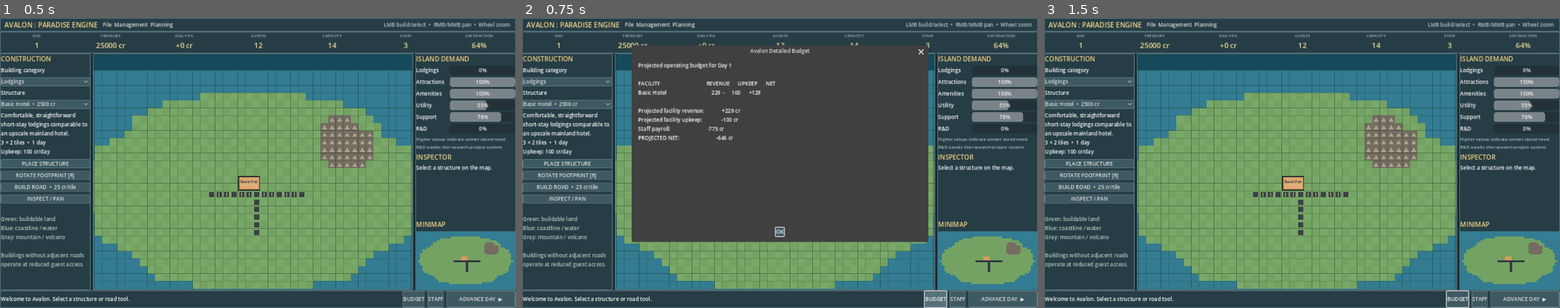
Above: before the commit, frames 1-3 (left to right).
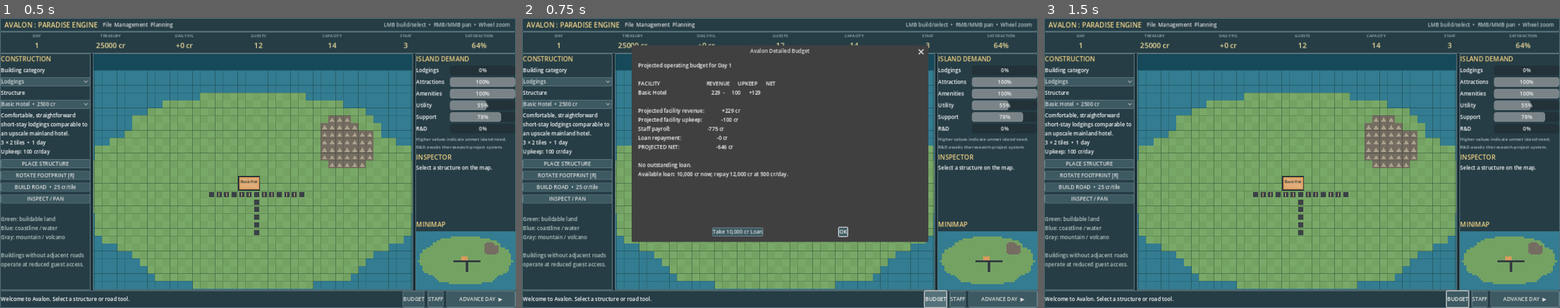
Above: after the commit, the same moments.

Repository: AuthorInkwell/AvalonSim
Game: Godot game, scene res://scenes/main.tscn
Same seed, same stepped clock (60 frames per second), same inputs: the game is played once before the commit and once after it.
Inputs:
- Up to frame 1 (0.5 s): no input
- Up to frame 2 (0.75 s): click "BUDGET" at 0.5 s
- Up to frame 3 (1.5 s): click "OK" at 1.25 s

Frame 1 is identical in both runs. In frame 2, 1.1% of the frame differs, in the area x 22-64%, y 40-76%; in frame 3, nothing differs.

Commit message:
Fix building selection and add playtest loans
Co-authored-by: a.damon.enigma <a.damon.enigma@gmail.com>

Diff:
--- a/systems/economy_manager.gd
+++ b/systems/economy_manager.gd
@@ -3,6 +3,9 @@
 signal transaction_completed(message)
 
 const ROAD_COST := 25
+const LOAN_PRINCIPAL := 10000
+const LOAN_TOTAL_REPAYMENT := 12000
+const LOAN_DAILY_PAYMENT := 500
 
 
 func setup_new_game() -> void:
@@ -18,12 +21,17 @@
 	var payroll := StaffManager.calculate_daily_payroll()
 	var event_result := EventManager.roll_daily_event(operations, guest_demand)
 	var reputation_changes := ReputationManager.apply_daily_results(operations, event_result, construction_completed)
+	var loan_payment := get_projected_loan_payment()
 
 	StaffManager.update_after_day(operations, event_result)
 
 	var revenue := int(operations.get("revenue", 0)) + int(event_result.get("revenue_delta", 0))
-	var expenses := int(operations.get("upkeep", 0)) + payroll + int(event_result.get("expense_delta", 0))
+	var expenses := int(operations.get("upkeep", 0)) + payroll + loan_payment + int(event_result.get("expense_delta", 0))
 	var profit := revenue - expenses
+	if loan_payment > 0:
+		GameState.loan_balance = maxi(0, GameState.loan_balance - loan_payment)
+		if GameState.loan_balance == 0:
+			GameState.loan_daily_payment = 0
 	GameState.funds += profit
 	GameState.daily_profit = profit
 
@@ -37,11 +45,38 @@
 		"funds": GameState.funds,
 		"payroll": payroll,
 		"upkeep": int(operations.get("upkeep", 0)),
+		"loan_payment": loan_payment,
+		"loan_balance": GameState.loan_balance,
 		"operations": operations,
 		"event": event_result,
 		"reputation_changes": reputation_changes,
 		"construction_completed": construction_completed
 	}
+
+
+func take_loan() -> Dictionary:
+	if GameState.loan_balance > 0:
+		return {
+			"success": false,
+			"message": "Avalon already has an outstanding loan of %d cr." % GameState.loan_balance
+		}
+
+	GameState.funds += LOAN_PRINCIPAL
+	GameState.loan_balance = LOAN_TOTAL_REPAYMENT
+	GameState.loan_daily_payment = LOAN_DAILY_PAYMENT
+	var message := "Loan approved: +%d cr, repaid at %d cr/day (%d cr total)." % [
+		LOAN_PRINCIPAL,
+		LOAN_DAILY_PAYMENT,
+		LOAN_TOTAL_REPAYMENT
+	]
+	transaction_completed.emit(message)
+	return {"success": true, "message": message}
+
+
+func get_projected_loan_payment() -> int:
+	if GameState.loan_balance <= 0:
+		return 0
+	return mini(GameState.loan_daily_payment, GameState.loan_balance)
 
 
 func build_facility(definition_id: String) -> Dictionary:
--- a/systems/game_state.gd
+++ b/systems/game_state.gd
@@ -11,6 +11,8 @@
 		funds_changed.emit()
 var daily_profit := 0
 var guest_demand := 12
+var loan_balance := 0
+var loan_daily_payment := 0
 var last_day_summary: Dictionary = {}
 
 
@@ -19,6 +21,8 @@
 	funds = 25000
 	daily_profit = 0
 	guest_demand = 12
+	loan_balance = 0
+	loan_daily_payment = 0
 	last_day_summary = {}
 	ReputationManager.setup_new_game()
 	StaffManager.setup_new_game()
@@ -45,11 +49,13 @@
 
 func get_state() -> Dictionary:
 	return {
-		"version": 3,
+		"version": 4,
 		"day": day,
 		"funds": funds,
 		"daily_profit": daily_profit,
 		"guest_demand": guest_demand,
+		"loan_balance": loan_balance,
+		"loan_daily_payment": loan_daily_payment,
 		"last_day_summary": last_day_summary.duplicate(true),
 		"map_manager": MapManager.get_state(),
 		"facility_manager": FacilityManager.get_state(),
@@ -64,6 +70,8 @@
 	funds = int(state.get("funds", 25000))
 	daily_profit = int(state.get("daily_profit", 0))
 	guest_demand = int(state.get("guest_demand", 12))
+	loan_balance = int(state.get("loan_balance", 0))
+	loan_daily_payment = int(state.get("loan_daily_payment", 0))
 	last_day_summary = state.get("last_day_summary", {}).duplicate(true)
 	ReputationManager.load_state(state.get("reputation_manager", {}))
 	FacilityManager.load_state(state.get("facility_manager", {}))
--- a/tests/map_system_test.gd
+++ b/tests/map_system_test.gd
@@ -36,8 +36,17 @@
 	for key in ["lodgings", "attractions", "amenities", "utility", "support", "research_and_development"]:
 		_expect(demands.has(key), "reports %s demand" % key)
 
+	var funds_before_loan := GameState.funds
+	var loan_result := EconomyManager.take_loan()
+	_expect(loan_result.get("success", false), "takes a simple playtest loan")
+	_expect(GameState.funds == funds_before_loan + EconomyManager.LOAN_PRINCIPAL, "credits the loan principal immediately")
+	_expect(GameState.loan_balance == EconomyManager.LOAN_TOTAL_REPAYMENT, "records principal plus flat interest as the balance")
+	_expect(not EconomyManager.take_loan().get("success", true), "prevents stacking another loan while one is outstanding")
+
 	var summary := GameState.advance_day()
 	_expect(summary.get("construction_completed", []).size() == 1, "completes the one-day cafe through Advance Day")
+	_expect(int(summary.get("loan_payment", 0)) == EconomyManager.LOAN_DAILY_PAYMENT, "includes the daily loan payment in expenses")
+	_expect(GameState.loan_balance == EconomyManager.LOAN_TOTAL_REPAYMENT - EconomyManager.LOAN_DAILY_PAYMENT, "reduces the outstanding balance each day")
 	_expect(FacilityManager.facilities.size() == 2, "adds the completed map building to authoritative facilities")
 	_expect(MapManager.placements[-1].get("kind", "") == "facility", "converts construction into an operating map building")
 	var cafe: Dictionary = FacilityManager.facilities[-1]
@@ -49,12 +58,16 @@
 	_expect(SaveManager.save_game(save_path).get("success", false), "saves spatial map state")
 	MapManager.roads.clear()
 	MapManager.placements.clear()
+	GameState.loan_balance = 0
+	GameState.loan_daily_payment = 0
 	_expect(SaveManager.load_game(save_path).get("success", false), "loads spatial map state")
 	_expect(MapManager.placements.size() == saved_placements.size(), "round-trips the placement count")
 	_expect(MapManager.placements[-1].get("definition_id", "") == "cafe", "round-trips placement identity")
 	var loaded_position: Array = MapManager.placements[-1].get("position", [])
 	_expect(loaded_position.size() == 2 and int(loaded_position[0]) == 26 and int(loaded_position[1]) == 17, "round-trips placement coordinates")
 	_expect(MapManager.has_road(Vector2i(31, 16)), "round-trips road tiles")
+	_expect(GameState.loan_balance == EconomyManager.LOAN_TOTAL_REPAYMENT - EconomyManager.LOAN_DAILY_PAYMENT, "round-trips the outstanding loan balance")
+	_expect(GameState.loan_daily_payment == EconomyManager.LOAN_DAILY_PAYMENT, "round-trips the loan payment terms")
 	DirAccess.remove_absolute(ProjectSettings.globalize_path(save_path))
 
 	if failures == 0:
--- a/ui/city_dashboard.gd
+++ b/ui/city_dashboard.gd
@@ -21,6 +21,7 @@
 var minimap_view: Control
 var daily_dialog: AcceptDialog
 var budget_dialog: AcceptDialog
+var loan_button: Button
 var staff_dialog: AcceptDialog
 var facility_dialog: AcceptDialog
 var staff_list: ItemList
@@ -322,6 +323,8 @@
 	budget_dialog = AcceptDialog.new()
 	budget_dialog.title = "Avalon Detailed Budget"
 	add_child(budget_dialog)
+	loan_button = budget_dialog.add_button("Take 10,000 cr Loan", false, "take_loan")
+	budget_dialog.custom_action.connect(_on_budget_action)
 	facility_dialog = AcceptDialog.new()
 	facility_dialog.title = "Facility Register"
 	add_child(facility_dialog)
@@ -471,8 +474,10 @@
 	_populate_build_menu(String(category_menu.get_item_metadata(index)))
 
 
-func _on_build_selected(_index: int) -> void:
+func _on_build_selected(index: int) -> void:
 	_update_footprint_label()
+	if map_view.active_tool == "facility":
+		map_view.set_facility_tool(String(build_menu.get_item_metadata(index)))
 
 
 func _on_place_tool() -> void:
@@ -548,18 +553,26 @@
 		completed.append(String(facility.name))
 	var operations: Dictionary = summary.get("operations", {})
 	var event: Dictionary = summary.get("event", {})
-	var important_lines := [
+	var important_lines: Array = [
 		"Day %d closed. Avalon is now beginning Day %d." % [int(summary.day), GameState.day],
 		"",
 		"Income                              %+8d cr" % int(summary.revenue),
 		"Facility upkeep                    -%8d cr" % int(summary.upkeep),
-		"Staff payroll                      -%8d cr" % int(summary.payroll),
+		"Staff payroll                      -%8d cr" % int(summary.payroll)
+	]
+	if int(summary.get("loan_payment", 0)) > 0:
+		important_lines.append("Loan repayment                     -%8d cr" % int(summary.loan_payment))
+	important_lines.append_array([
 		"TOTAL CHANGE                        %+8d cr" % int(summary.profit),
 		"Cash on hand                        %8d cr" % int(summary.funds),
 		"",
 		"Guests served: %d of %d demand" % [int(summary.served_guests), int(summary.guest_demand)],
 		"Guest satisfaction: %.0f%%" % (float(operations.get("satisfaction", 0.0)) * 100.0)
-	]
+	])
+	if int(summary.get("loan_balance", 0)) > 0:
+		important_lines.append("Loan remaining: %d cr" % int(summary.loan_balance))
+	elif int(summary.get("loan_payment", 0)) > 0:
+		important_lines.append("Loan repaid in full.")
 	if not completed.is_empty():
 		important_lines.append("Construction completed: %s" % ", ".join(completed))
 	if event.get("triggered", false):
@@ -573,6 +586,7 @@
 func _show_budget() -> void:
 	var operations := FacilityManager.calculate_daily_operations(GameState.guest_demand)
 	var payroll := StaffManager.calculate_daily_payroll()
+	var loan_payment := EconomyManager.get_projected_loan_payment()
 	var lines := [
 		"Projected operating budget for Day %d" % GameState.day,
 		"",
@@ -589,9 +603,29 @@
 	lines.append("Projected facility revenue:             %+d cr" % int(operations.get("revenue", 0)))
 	lines.append("Projected facility upkeep:              -%d cr" % int(operations.get("upkeep", 0)))
 	lines.append("Staff payroll:                           -%d cr" % payroll)
-	lines.append("PROJECTED NET:                           %+d cr" % (int(operations.get("revenue", 0)) - int(operations.get("upkeep", 0)) - payroll))
+	lines.append("Loan repayment:                          -%d cr" % loan_payment)
+	lines.append("PROJECTED NET:                           %+d cr" % (int(operations.get("revenue", 0)) - int(operations.get("upkeep", 0)) - payroll - loan_payment))
+	lines.append("")
+	if GameState.loan_balance > 0:
+		lines.append("OUTSTANDING LOAN: %d cr remaining at %d cr/day" % [GameState.loan_balance, GameState.loan_daily_payment])
+		loan_button.text = "Loan Active — %d cr Remaining" % GameState.loan_balance
+		loan_button.disabled = true
+	else:
+		lines.append("No outstanding loan.")
+		lines.append("Available loan: 10,000 cr now; repay 12,000 cr at 500 cr/day.")
+		loan_button.text = "Take 10,000 cr Loan"
+		loan_button.disabled = false
 	budget_dialog.dialog_text = "\n".join(lines)
 	budget_dialog.popup_centered(Vector2i(720, 520))
+
+
+func _on_budget_action(action: StringName) -> void:
+	if action != &"take_loan":
+		return
+	var result := EconomyManager.take_loan()
+	status_label.text = String(result.get("message", "Unable to take loan."))
+	_refresh()
+	call_deferred("_show_budget")
 
 
 func _show_staff() -> void:
